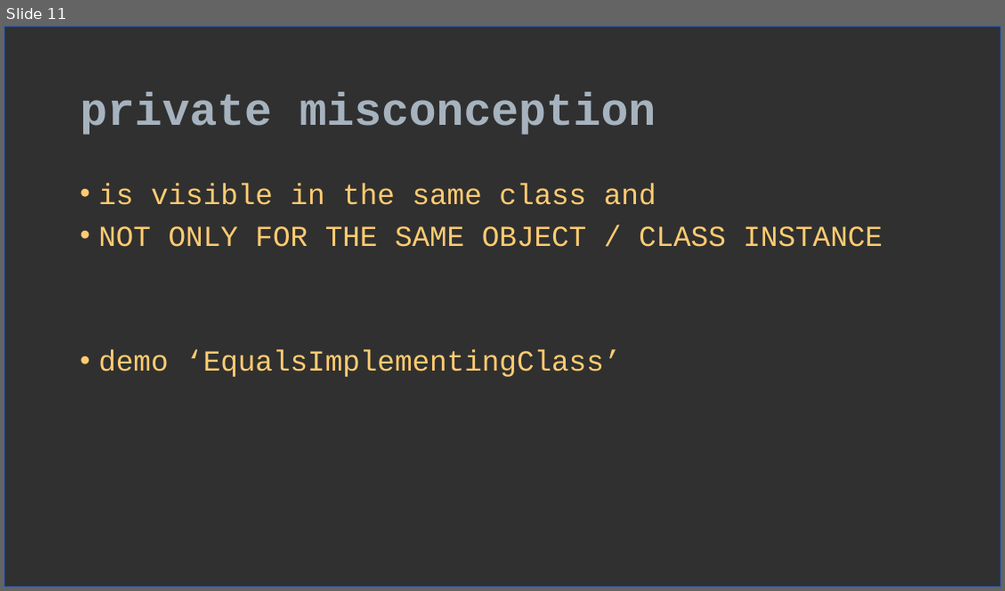
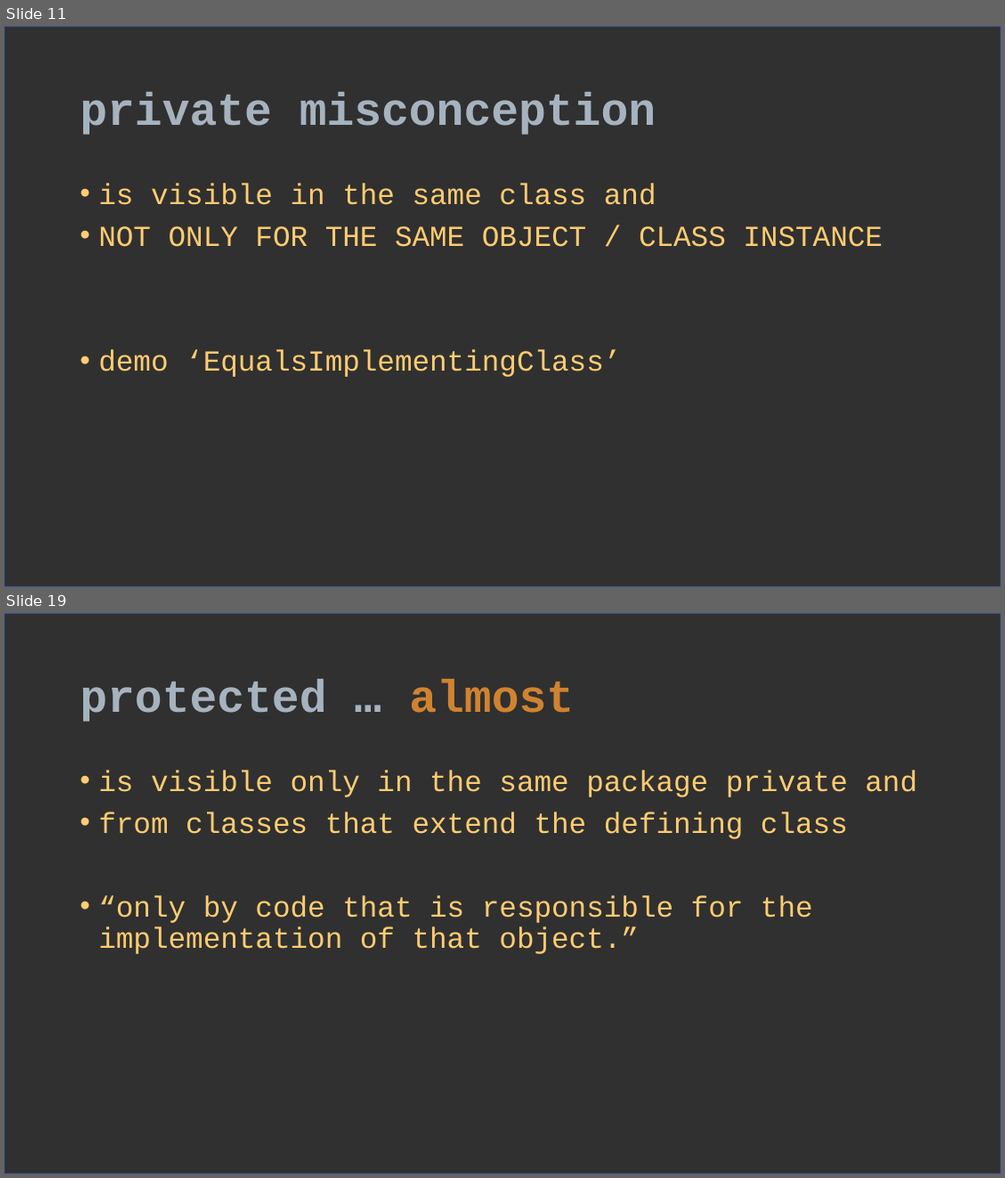
Before and after one commit to verhas/BLOG, a slide deck: access_modifiers/acess_modifiers.pptx. Shown one above the other, each under a label of ours: slide 11 before the commit, slides 11 and 19 after it; the slides between them are not shown. The pictures are 1005x591 and 1005x1178 pixels, drawn with LibreOffice and Linux fonts; fonts in the diff are those of the drawing. Boxes give left, top, right and bottom in pixels: in the first picture for what was removed or moved away, otherwise in the second. Text is boxed around its words. In the diff, an @@ line names an element or a change of style, - is before the commit and + after.

```diff
--- a/access_modifiers/acess_modifiers.pptx
+++ b/access_modifiers/acess_modifiers.pptx
@@ slide 19 added at (4, 613, 1001, 1174), background #404040; not listed: 1 template element that a slide beside it also shows @@
@@ title added at (80, 679, 574, 722), 44 pt, text #A6B3BF, bold @@
+protected … almost
@@ text added at (98, 770, 917, 954), 28 pt, text #FECC71 @@
+• is visible only in the same package private and
+• from classes that extend the defining class
+• “only by code that is responsible for the implementation of that object.”
```
Also in this commit, not shown: 2 slides changed, 10 other slides added.
